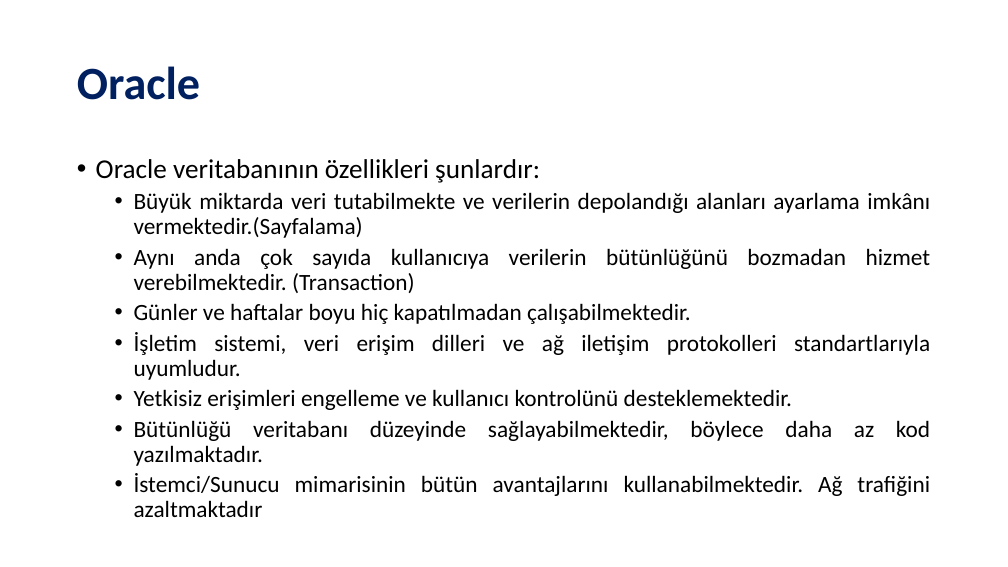
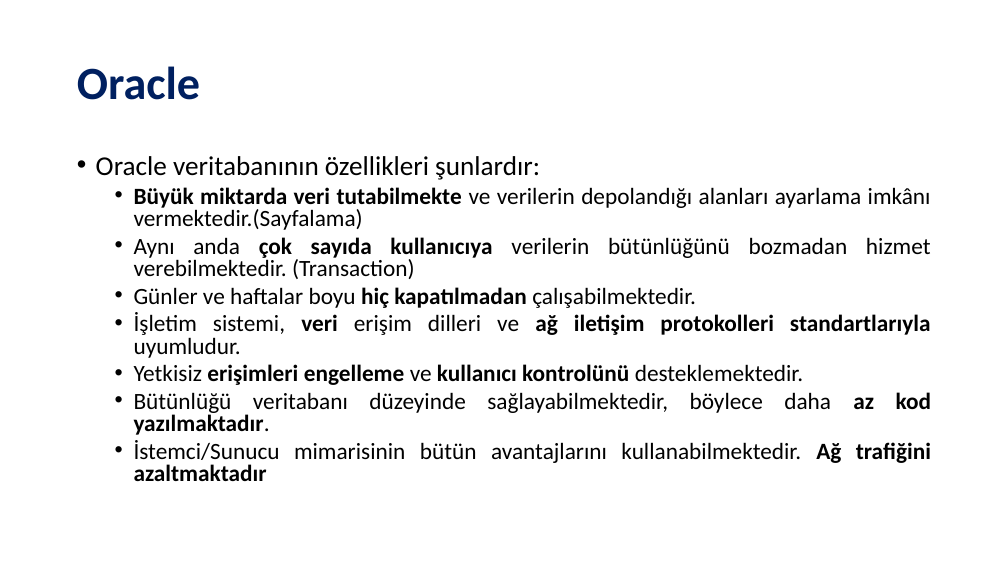
Before and after one commit to SevdanurGENC/Oracle-DB-SQL-Developer-Lecture-Notes, a slide deck: slide 4 of Slides/Oracle DB & SQL Developer - Bolum I.pptx. Drawn at 1008x567 pixels with LibreOffice and Linux fonts; fonts in the diff are those of the drawing. Boxes give left, top, right and bottom in pixels: in the first picture for what was removed or moved away, otherwise in the second. Text is boxed around its words. In the diff, an @@ line names an element or a change of style, - is before the commit and + after.

```diff
--- a/Slides/Oracle DB & SQL Developer - Bolum I.pptx
+++ b/Slides/Oracle DB & SQL Developer - Bolum I.pptx
@@ text "Oracle veritabanının özellikleri şunlardır:" at box(96, 156, 932, 481): bold on in "Büyük miktarda veri tutabilmekte", "çok sayıda kullanıcıya", "hiç kapatılmadan", "veri ağ iletişim protokolleri standartlarıyla" and 3 more places; line spacing 0.9 to 0.8 @@
```
Also in this commit, not shown: 4 other slides changed, 2 slides removed, 1 other file.
